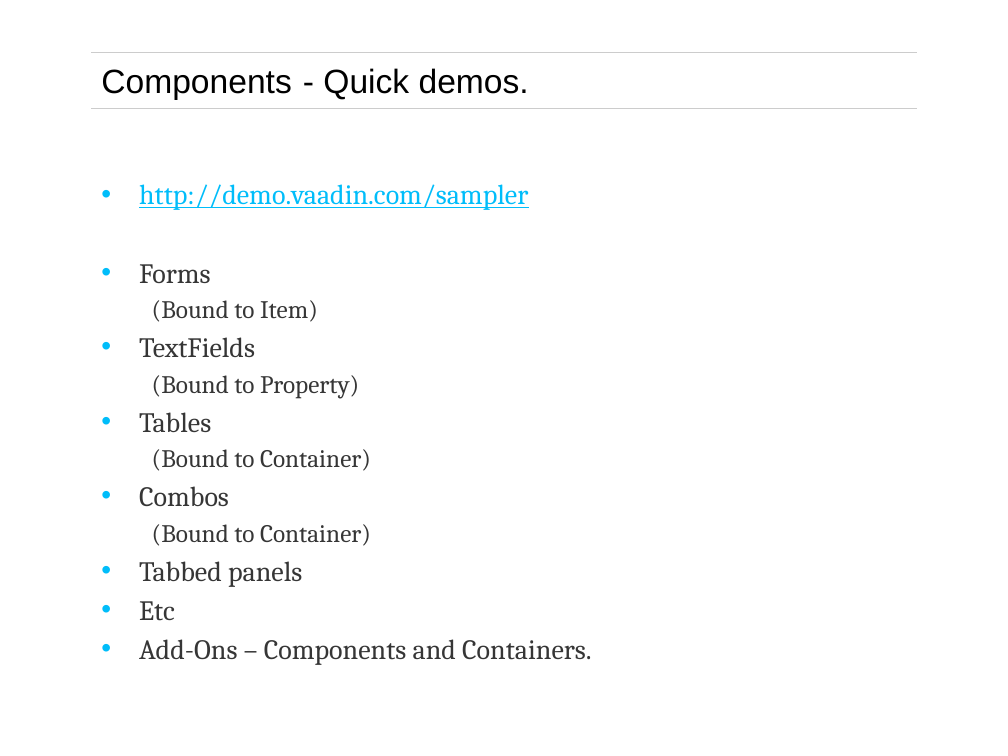
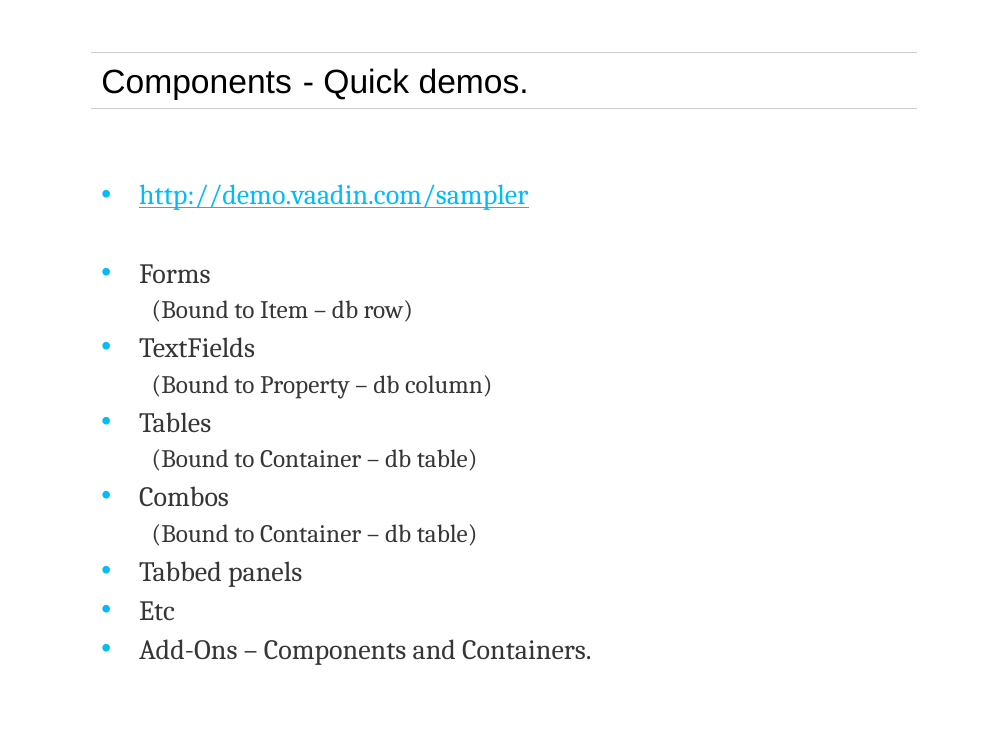
Before and after one commit to philbarton/fmArchitecture, a slide deck: slide 16 of fremantleHandover.pptx. Drawn at 1008x756 pixels with LibreOffice and Linux fonts; fonts in the diff are those of the drawing; background and template pictures are left out. Boxes give left, top, right and bottom in pixels: in the first picture for what was removed or moved away, otherwise in the second. Text is boxed around its words. In the diff, an @@ line names an element or a change of style, - is before the commit and + after.

Commit message:
Update

```diff
--- a/fremantleHandover.pptx
+++ b/fremantleHandover.pptx
@@ text at box(152, 300, 413, 322): text changed @@
-  (Bound to Item)
+  (Bound to Item – db row)
@@ text at box(152, 375, 492, 399): text changed @@
-  (Bound to Property)
+  (Bound to Property – db column)
@@ text at box(152, 449, 478, 471): text changed @@
-  (Bound to Container)
+  (Bound to Container – db table)
@@ text at box(152, 524, 478, 546): text changed @@
-  (Bound to Container)
+  (Bound to Container – db table)
```
Also in this commit, not shown: 5 other slides changed, 1 slide removed.
